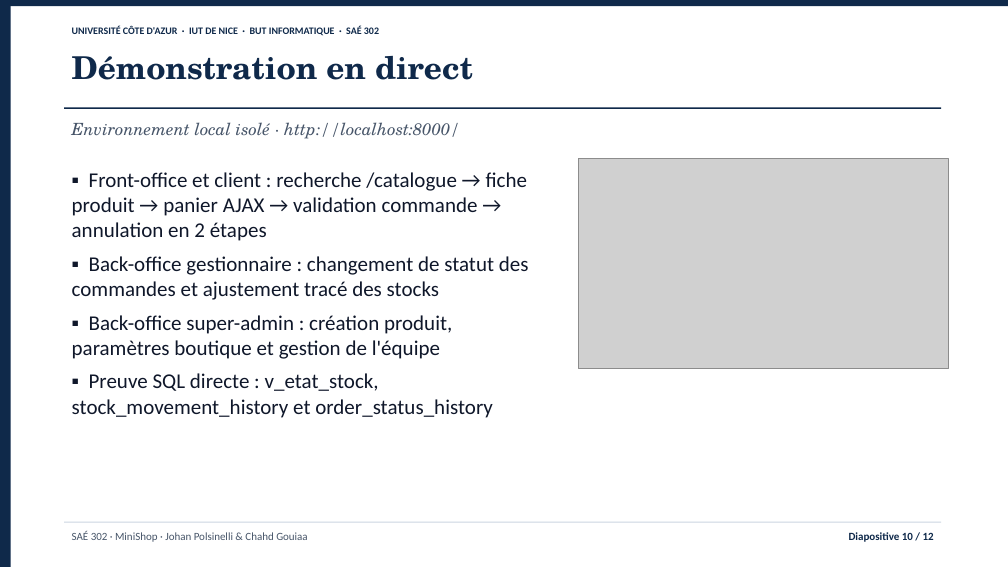
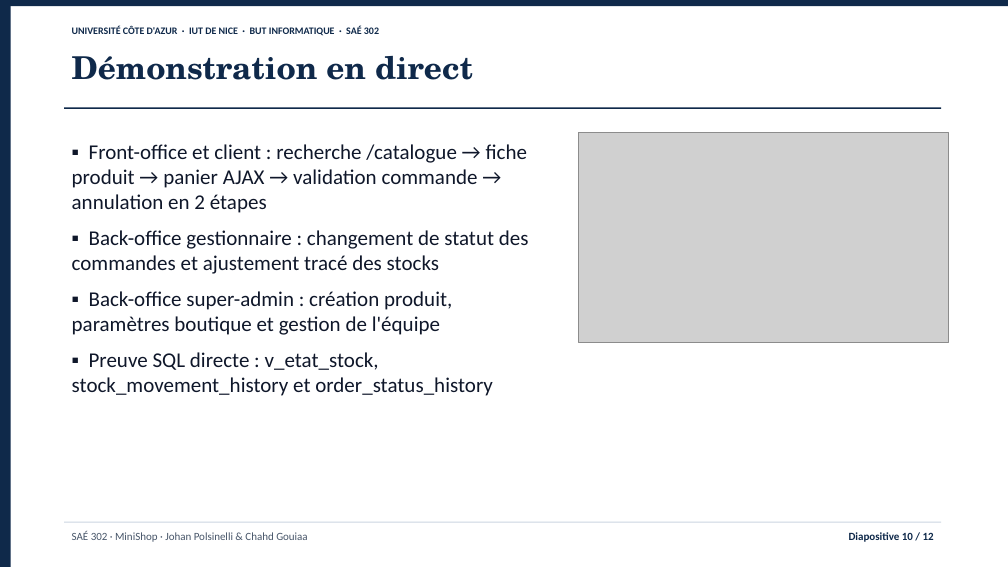
Before and after one commit to jojo8356/SAE-302, a slide deck: slide 10 of livrables/minishop-soutenance.pptx. Drawn at 1008x567 pixels with LibreOffice and Linux fonts; fonts in the diff are those of the drawing; grey boxes stand for pictures. Boxes give left, top, right and bottom in pixels: in the first picture for what was removed or moved away, otherwise in the second. Text is boxed around its words. In the diff, an @@ line names an element or a change of style, - is before the commit and + after.

Commit message:
docs: supprime tous les sous-titres gris et ajuste le placement vertical

```diff
--- a/livrables/minishop-soutenance.pptx
+++ b/livrables/minishop-soutenance.pptx
@@ text "▪ Front-office et client : ...": place and size @@
-text "▪ Front-office et client : ..." at <box>72,172,529,418</box>
+text "▪ Front-office et client : ..." at <box>72,144,529,396</box>
@@ text "▪ Front-office et client : ..." at <box>72,144,529,396</box>: more space between paragraphs @@
@@ text removed at <box>72,122,460,139</box> @@
-Environnement local isolé · http://localhost:8000/
@@ picture: place and size @@
-picture at <box>578,159,949,369</box>
+picture at <box>578,132,949,343</box>
```
Also in this commit, not shown: 11 other slides changed, 5 other files.
